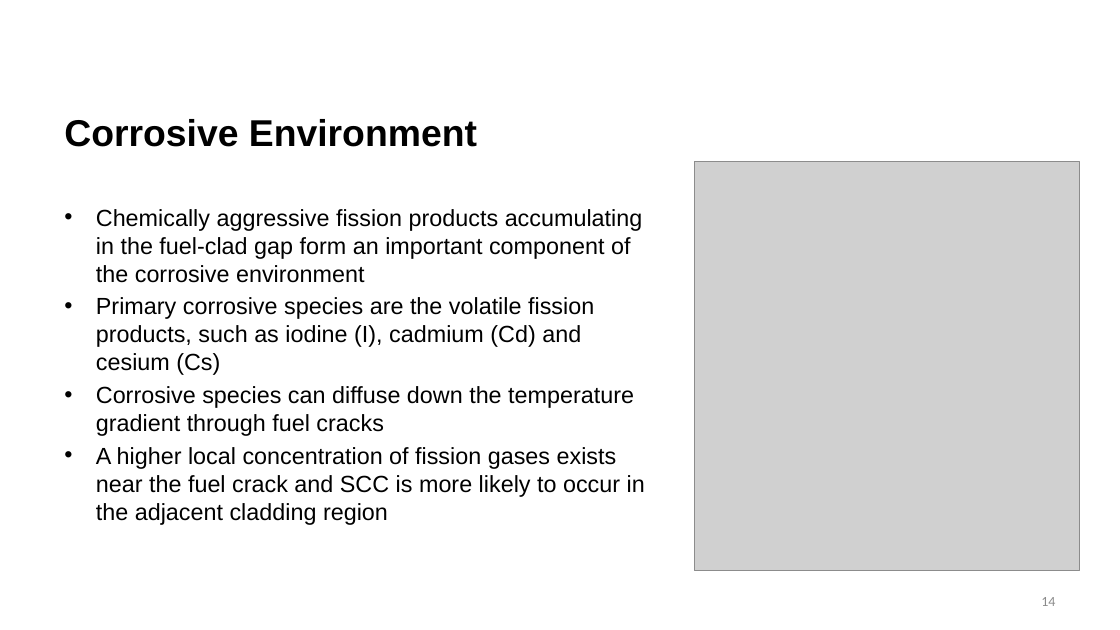
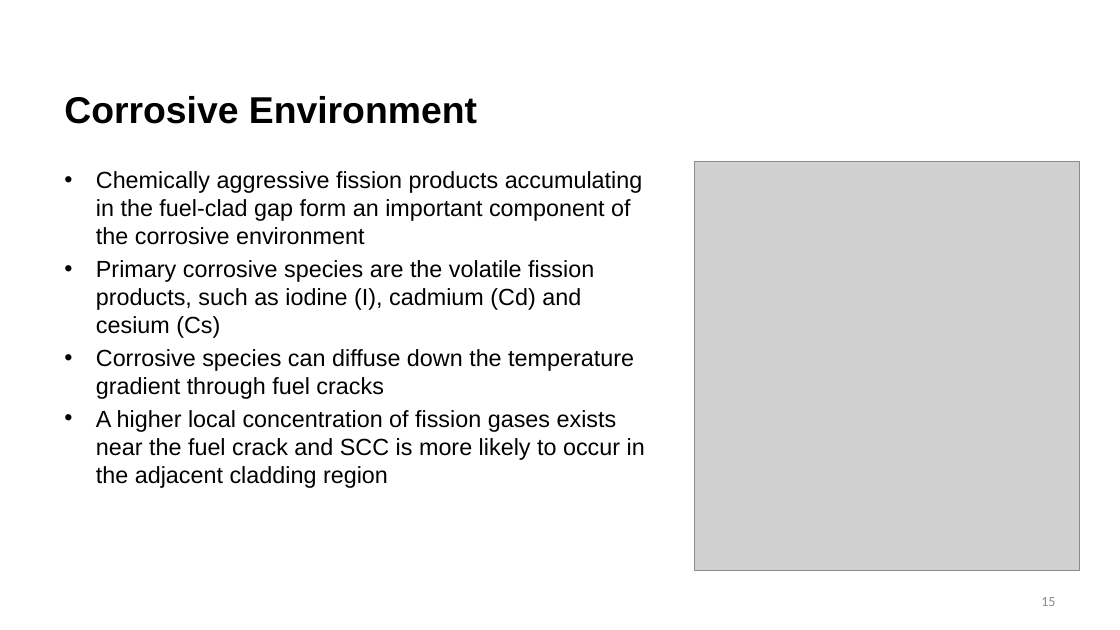
Before and after one commit to benbeeler/TEACHING, a slide deck: slide 15 of Nuclear_Fuel_Performance/NE533_Spring2026/Module3/Lec15_Zrcreep_PCI.pptx (slide 14 before the commit). Drawn at 1120x630 pixels with LibreOffice and Linux fonts; fonts in the diff are those of the drawing; grey boxes stand for pictures; background and template pictures are left out. Boxes give left, top, right and bottom in pixels: in the first picture for what was removed or moved away, otherwise in the second. Text is boxed around its words. In the diff, an @@ line names an element or a change of style, - is before the commit and + after.

```diff
--- a/Nuclear_Fuel_Performance/NE533_Spring2026/Module3/Lec15_Zrcreep_PCI.pptx
+++ b/Nuclear_Fuel_Performance/NE533_Spring2026/Module3/Lec15_Zrcreep_PCI.pptx
@@ title "Corrosive Environment": place and size @@
-title "Corrosive Environment" at box(64, 119, 477, 147)
+title "Corrosive Environment" at box(64, 96, 477, 124)
@@ text "Chemically aggressive fission products accumulating ...": place and size @@
-text "Chemically aggressive fission products accumulating ..." at box(96, 209, 645, 525)
+text "Chemically aggressive fission products accumulating ..." at box(96, 171, 645, 488)
@@ page number at box(1041, 597, 1055, 606): text changed @@
-14
+15
```
Also in this commit, not shown: 13 other slides changed, 1 slide added, 9 slides removed, 5 other files.
